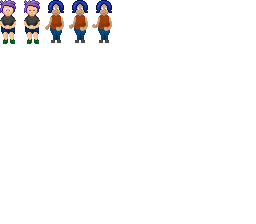
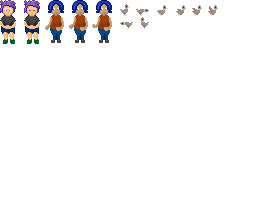
Before/after of a 256 × 224 layered artwork. What changed in the layer stack:
added group "birbs" with 1 layers in group "sprites" over [120, 4, 219, 29]
added layer "Layer 9" in group "birbs" over [120, 4, 219, 29]
